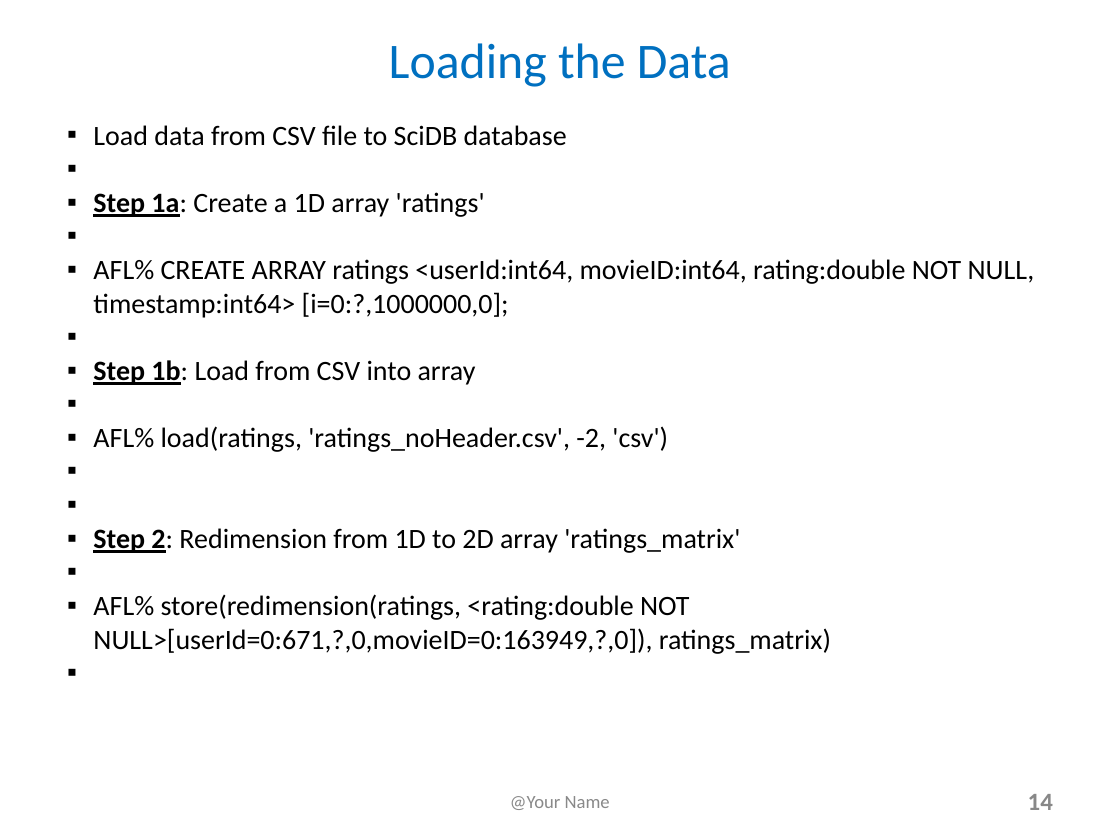
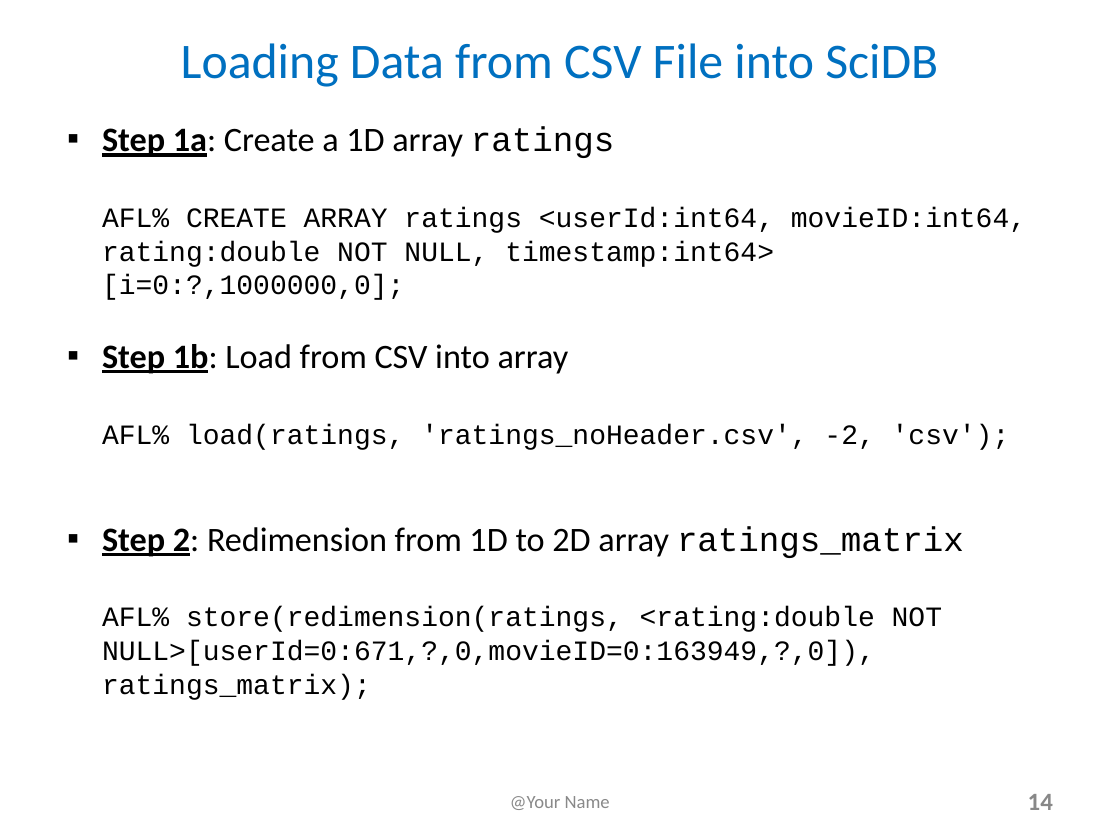
Before and after one commit to lchiaying/SciDB-project, a slide deck: slide 14 of FinalProjectSlides and YouTubeTitlePage_e63_2017.pptx. Drawn at 1120x840 pixels with LibreOffice and Linux fonts; fonts in the diff are those of the drawing. Boxes give left, top, right and bottom in pixels: in the first picture for what was removed or moved away, otherwise in the second. Text is boxed around its words. In the diff, an @@ line names an element or a change of style, - is before the commit and + after.

```diff
--- a/FinalProjectSlides and YouTubeTitlePage_e63_2017.pptx
+++ b/FinalProjectSlides and YouTubeTitlePage_e63_2017.pptx
@@ text at (181,43,938,87): text changed @@
-Loading the Data
+Loading Data from CSV File into SciDB
@@ text at (102,126,1026,700): text changed; font Calibri to Courier New @@
-▪ Load data from CSV file to SciDB database
-▪ Step 1a: Create a 1D array 'ratings'
-  AFL% CREATE ARRAY ratings <userId:int64, movieID:int64, rating:double NOT NULL, timestamp:int64> [i=0:?,1000000,0];
-▪ Step 1b: Load from CSV into array
-  AFL% load(ratings, 'ratings_noHeader.csv', -2, 'csv')
-  Step 2: Redimension from 1D to 2D array 'ratings_matrix'
-  AFL% store(redimension(ratings, <rating:double NOT NULL>[userId=0:671,?,0,movieID=0:163949,?,0]), ratings_matrix)
+▪ Step 1a: Create a 1D array ratings
+  AFL% CREATE ARRAY ratings <userId:int64, movieID:int64, rating:double NOT NULL, timestamp:int64> [i=0:?,1000000,0];
+▪ Step 1b: Load from CSV into array
+  AFL% load(ratings, 'ratings_noHeader.csv', -2, 'csv');
+▪ Step 2: Redimension from 1D to 2D array ratings_matrix
+  AFL% store(redimension(ratings, <rating:double NOT NULL>[userId=0:671,?,0,movieID=0:163949,?,0]), ratings_matrix);
```
Also in this commit, not shown: 13 other slides changed.
